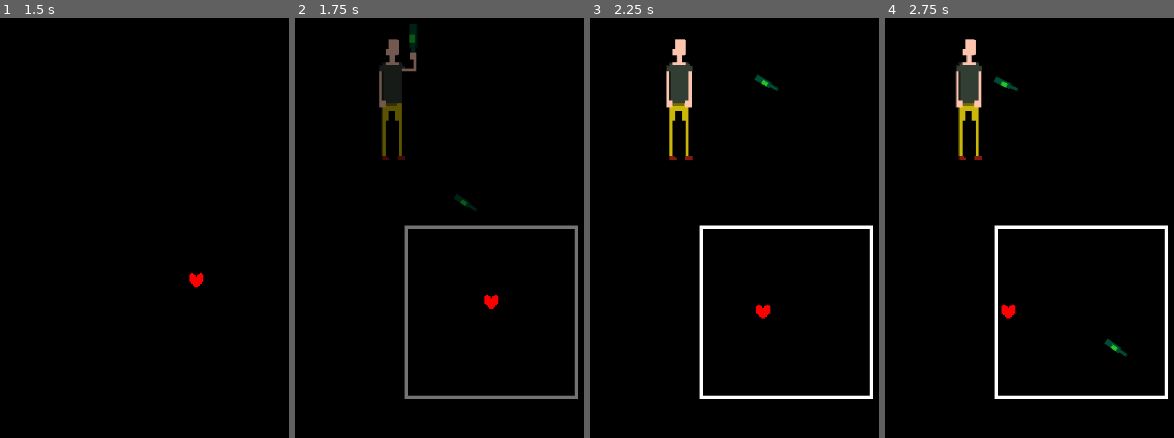
Above: before the commit, frames 1-4 (left to right).
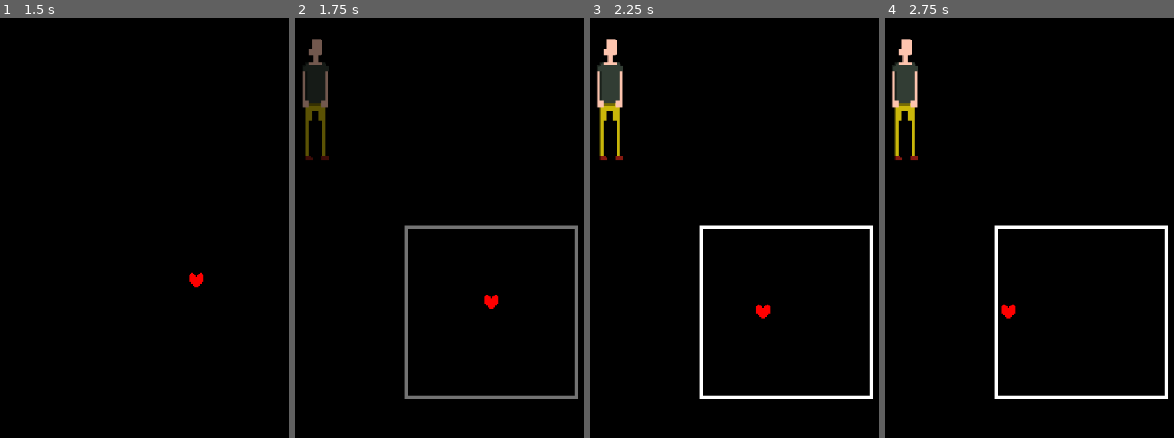
Above: after the commit, the same moments.

Repository: LudumSJB/The-Limited
Game: Godot game, scene res://scenes/UndertaleMinigame.tscn
The game is run twice, just before and just after one commit, with the same random seed, the same clock (stepped at 60 frames per second) and the same inputs. This scene is started directly instead of the project's main scene. Sound files missing from this copy of the repository are replaced by a short silence.
Inputs:
- Up to frame 1 (1.5 s): tap Enter (ui_accept) at 0.5, 0.77, 1.25 s; hold D (right) from 0.53 s (still down); tap Space (action_button) at 0.6 s; tap N (next_level) at 1.35 s
- Up to frame 2 (1.75 s): keep holding D (right); tap Enter (ui_accept) at 1.52 s
- Up to frame 3 (2.25 s): release D (right) at 2.03 s; hold A (left) from 2.03 s (still down); tap Space (action_button) at 2.1 s
- Up to frame 4 (2.75 s): keep holding A (left)

Frame 1 is identical in both runs. In frame 2, 3.3% of the frame differs, in the area x 2-63%, y 1-46%; in frame 3, 3.4%; in frame 4, 3.5%, in the area x 2-85%, y 5-81%.

Commit message:
Barman dynamic difficulty
barman speed increases over time and all positions for player are covered by barman

Diff:
--- a/scripts/UndertaleBarman.gd
+++ b/scripts/UndertaleBarman.gd
@@ -21,11 +21,14 @@
 #	rotate_barman_to_player()
 	pass
 
+var speed = 3
+
 func new_barman_position():
-	await get_tree().create_timer(0.8).timeout
+	if speed > 0.4: speed -= 0.2
+	await get_tree().create_timer(speed).timeout
 	play("Idle")
 	print("new position")
-	randomPos = Vector2(rng.randf_range(400, 500), 150)
+	randomPos = Vector2(rng.randf_range(380, 520), 150) # should cover all positions
 	throw_new_bottle()
 	new_barman_position()
 
